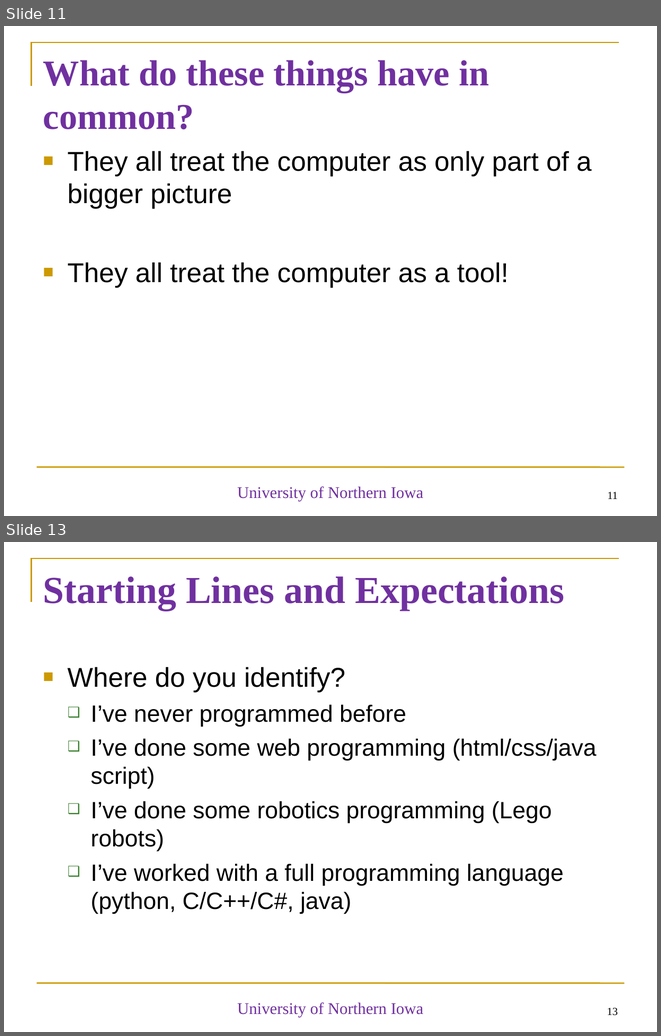
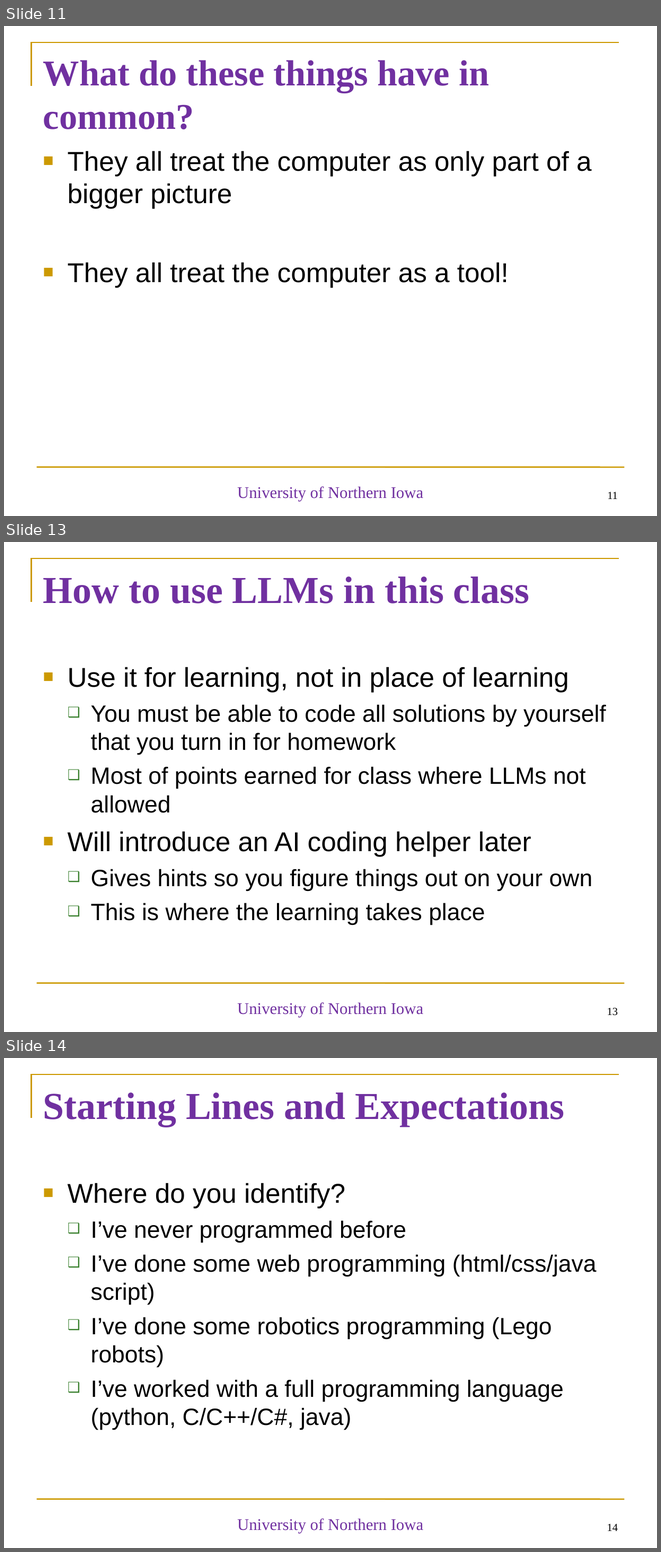
Before and after one commit to diesburg/cs1510_fa25, a slide deck: sessions/intro/intro.ppt. Shown one above the other, each under a label of ours: slides 11 and 13 before the commit, slides 11, 13 and 14 after it; the slides between them are not shown. The pictures are 661x1036 and 661x1552 pixels, drawn with LibreOffice and Linux fonts; fonts in the diff are those of the drawing. Boxes give left, top, right and bottom in pixels: in the first picture for what was removed or moved away, otherwise in the second. Text is boxed around its words. In the diff, an @@ line names an element or a change of style, - is before the commit and + after.

Commit message:
More updates, including syllabus, no class days, and AI information on the first day ppt.

```diff
--- a/sessions/intro/intro.ppt
+++ b/sessions/intro/intro.ppt
@@ slide 13 added at [4, 542, 657, 1032], background #FFFFFF; not listed: 2 template elements that a slide beside it also shows @@
@@ title added at [43, 576, 530, 603], 42 pt, text #7030A0, bold @@
+How to use LLMs in this class
@@ text added at [68, 667, 606, 925], 26 pt, text #000000 @@
+■ Use it for learning, not in place of learning
+  ❑ You must be able to code all solutions by yourself that you turn in for homework
+  ❑ Most of points earned for class where LLMs not allowed
+■ Will introduce an AI coding helper later
+  ❑ Gives hints so you figure things out on your own
+  ❑ This is where the learning takes place
@@ text added at [237, 1002, 423, 1017], 18 pt, text #7030A0 @@
+University of Northern Iowa
@@ page number added at [607, 1007, 618, 1015], 12 pt, text #000000 @@
+13
@@ what was slide 13 is now slide 14 @@
@@ page number at [607, 1523, 618, 1531]: text changed @@
-13
+14
```
Also in this commit, not shown: 2 slides changed, 4 other files.
